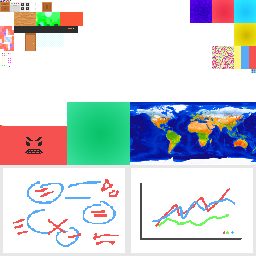
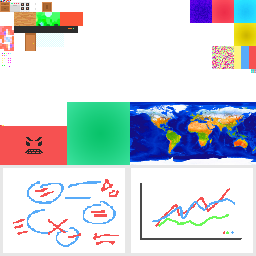
Layers edited between the first and the second 256x256 image:
painted on "Layer 2" over [251, 69, 256, 73]
